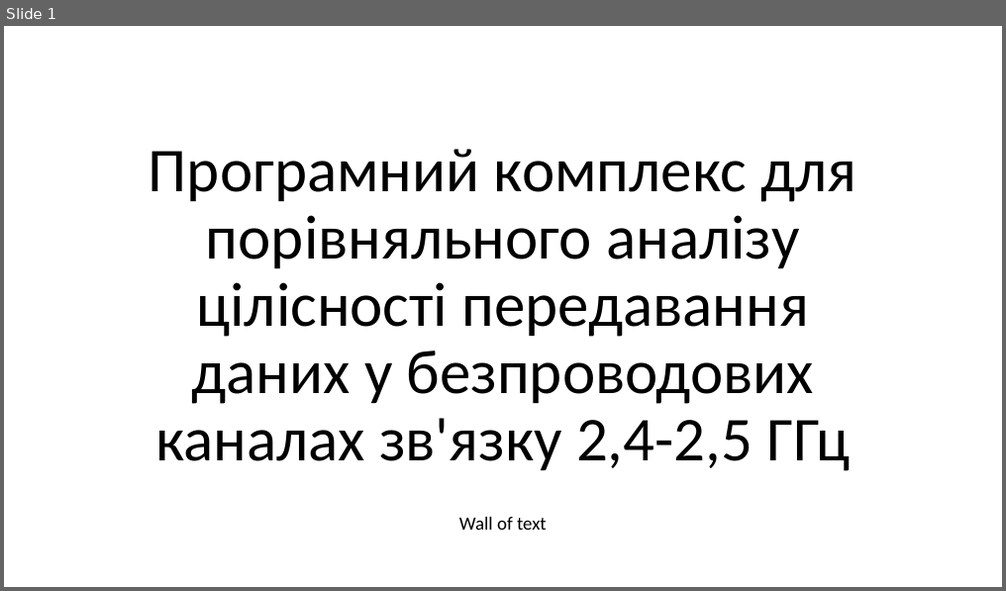
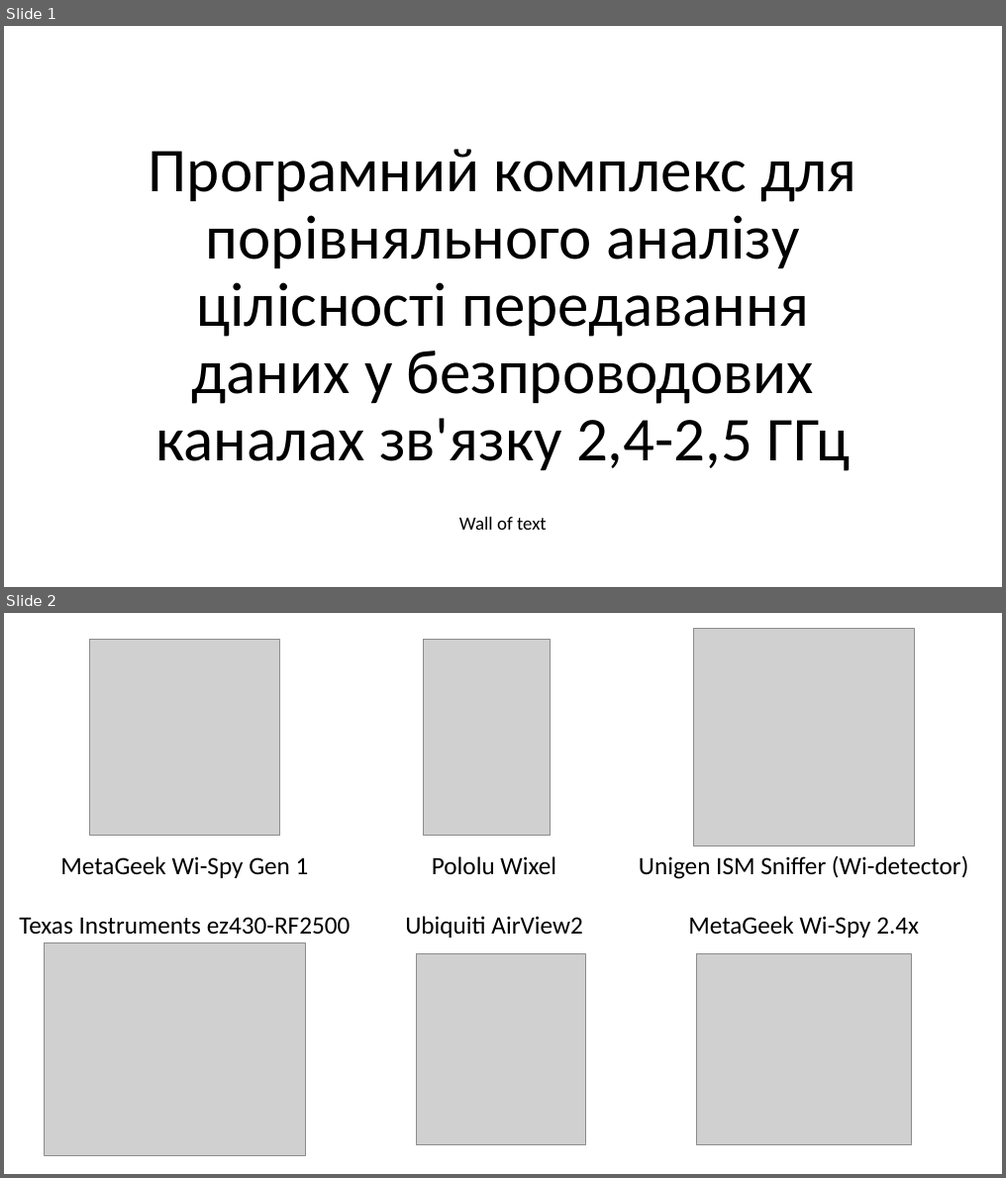
Before and after one commit to RasAlhague/MDRV-Diploma, a slide deck: Presentation.pptx. Shown one above the other, each under a label of ours: slide 1 before the commit, slides 1 and 2 after it. The pictures are 1006x591 and 1006x1178 pixels, drawn with LibreOffice and Linux fonts; fonts in the diff are those of the drawing; grey boxes stand for pictures. Boxes give left, top, right and bottom in pixels: in the first picture for what was removed or moved away, otherwise in the second. Text is boxed around its words. In the diff, an @@ line names an element or a change of style, - is before the commit and + after.

```diff
--- a/Presentation.pptx
+++ b/Presentation.pptx
@@ slide 2 added at bbox=[4, 613, 1002, 1174], background #FFFFFF @@
@@ picture added at bbox=[90, 639, 279, 836] @@
@@ picture added at bbox=[423, 639, 550, 836] @@
@@ picture added at bbox=[693, 628, 915, 846] @@
@@ text added at bbox=[60, 857, 309, 878], 24 pt, text #000000 @@
+MetaGeek Wi-Spy Gen 1
@@ text added at bbox=[432, 857, 556, 874], 24 pt, text #000000 @@
+Pololu Wixel
@@ text added at bbox=[639, 857, 968, 879], 24 pt, text #000000 @@
+Unigen ISM Sniffer (Wi-detector)
@@ text added at bbox=[19, 917, 350, 935], 24 pt, text #000000 @@
+Texas Instruments ez430-RF2500
@@ text added at bbox=[405, 916, 582, 938], 24 pt, text #000000 @@
+Ubiquiti AirView2
@@ text added at bbox=[688, 916, 919, 938], 24 pt, text #000000 @@
+MetaGeek Wi-Spy 2.4x
@@ picture added at bbox=[45, 943, 305, 1156] @@
@@ picture added at bbox=[416, 955, 586, 1146] @@
@@ picture added at bbox=[696, 955, 912, 1146] @@
```
Also in this commit, not shown: 9 other slides added, 10 slides removed.
